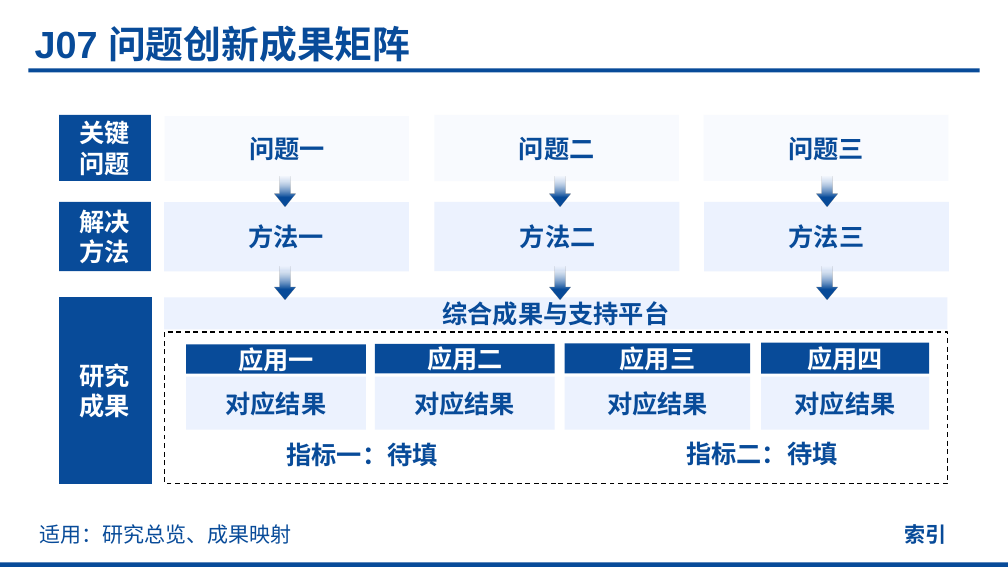
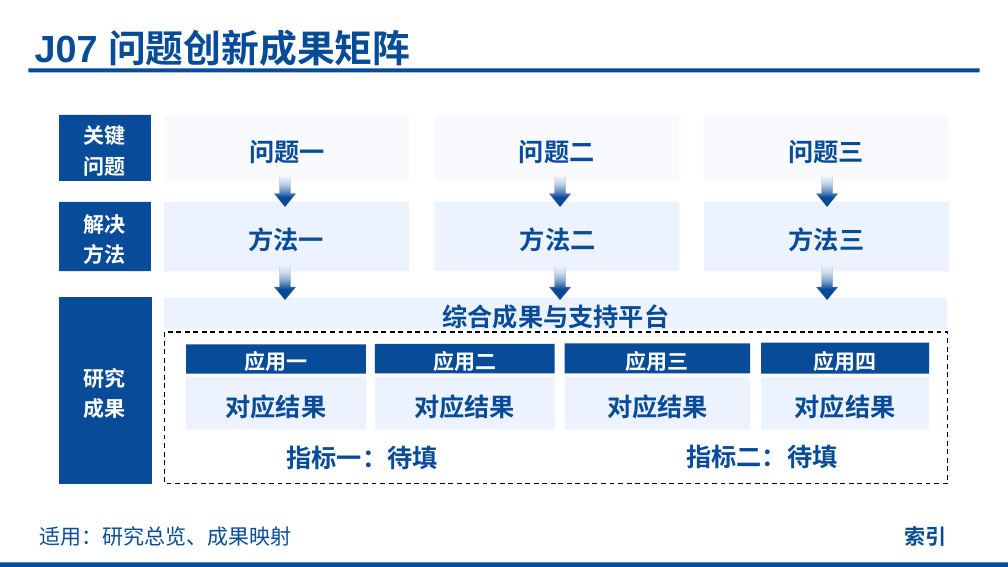
Before and after one commit to realihang/academic-ppt-skill, a slide deck: slide 99 of assets/element-reference.pptx. Drawn at 1008x567 pixels with LibreOffice and Linux fonts; fonts in the diff are those of the drawing. Boxes give left, top, right and bottom in pixels: in the first picture for what was removed or moved away, otherwise in the second. Text is boxed around its words. In the diff, an @@ line names an element or a change of style, - is before the commit and + after.

```diff
--- a/assets/element-reference.pptx
+++ b/assets/element-reference.pptx
@@ size 24 to 20 pt; line spacing 1 to 1.2 in 7 elements at <box>59,115,151,181</box>, <box>59,297,151,483</box>, <box>59,202,151,271</box>, <box>375,344,555,374</box>, <box>565,343,750,374</box>, <box>761,343,929,374</box>, <box>186,345,366,374</box> @@
@@ line spacing 1 to 1.2 in 16 elements at <box>248,227,324,251</box>, <box>520,227,596,251</box>, <box>789,227,865,251</box>, <box>165,116,409,181</box>, <box>435,115,679,181</box>, <box>704,115,949,181</box>, <box>164,297,948,329</box>, <box>287,445,438,470</box>, <box>686,444,837,469</box>, <box>565,377,750,430</box>, <box>761,377,929,430</box>, <box>375,377,555,430</box>, <box>186,377,366,430</box>, <box>35,24,410,72</box>, <box>39,526,291,546</box>, <box>904,526,946,546</box> @@
```
Also in this commit, not shown: 113 other slides changed, 9 other files.
